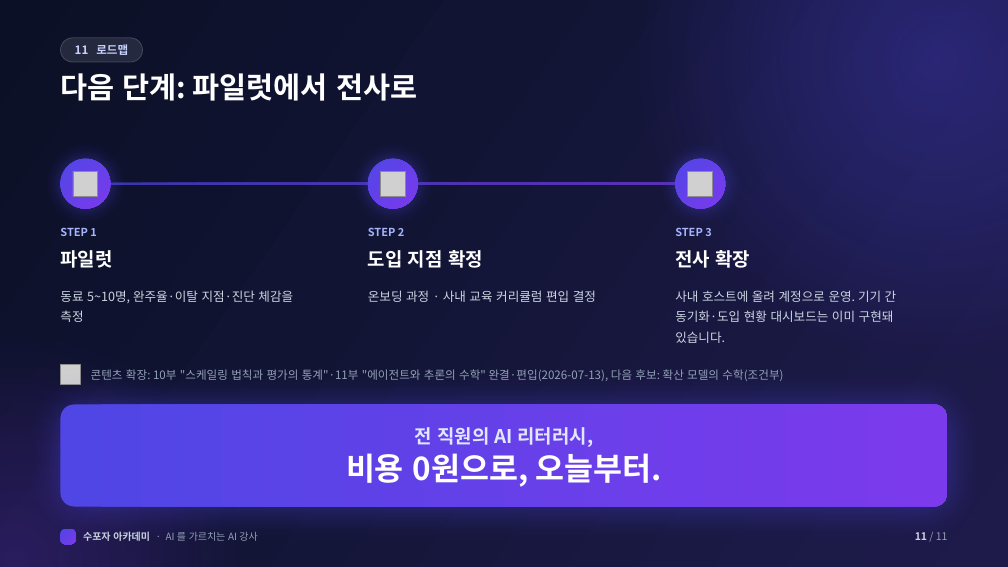
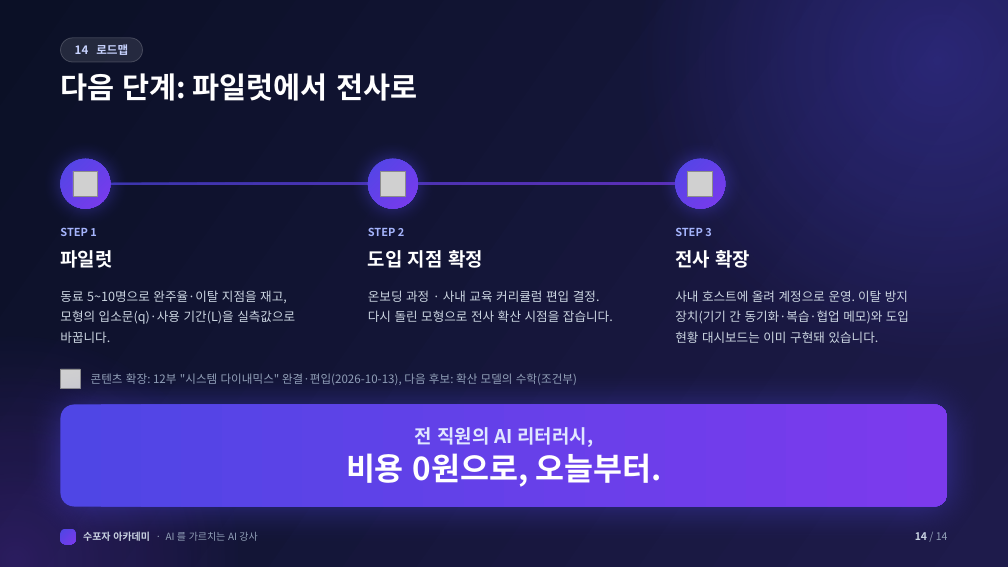
Before and after one commit to jiyupapa/math-platform, a slide deck: slide 14 of docs/hackathon/11_pitch_deck.pptx (slide 11 before the commit). Drawn at 1008x567 pixels with LibreOffice and Linux fonts; fonts in the diff are those of the drawing; grey boxes stand for pictures. Boxes give left, top, right and bottom in pixels: in the first picture for what was removed or moved away, otherwise in the second. Text is boxed around its words. In the diff, an @@ line names an element or a change of style, - is before the commit and + after.

```diff
--- a/docs/hackathon/11_pitch_deck.pptx
+++ b/docs/hackathon/11_pitch_deck.pptx
@@ text in rounded rectangle at (75, 44, 128, 55): text changed @@
-11 로드맵
+14 로드맵
@@ text at (60, 290, 295, 343): text changed @@
-동료 5~10명, 완주율·이탈 지점·진단 체감을 측정
+동료 5~10명으로 완주율·이탈 지점을 재고, 모형의 입소문(q)·사용 기간(L)을 실측값으로 바꿉니다.
@@ text at (368, 290, 613, 322): text changed @@
-온보딩 과정 · 사내 교육 커리큘럼 편입 결정
+온보딩 과정 · 사내 교육 커리큘럼 편입 결정. 다시 돌린 모형으로 전사 확산 시점을 잡습니다.
@@ text at (675, 290, 909, 343): text changed @@
-사내 호스트에 올려 계정으로 운영. 기기 간 동기화·도입 현황 대시보드는 이미 구현돼 있습니다.
+사내 호스트에 올려 계정으로 운영. 이탈 방지 장치(기기 간 동기화·복습·협업 메모)와 도입 현황 대시보드는 이미 구현돼 있습니다.
@@ picture: place and size @@
-picture at (60, 364, 80, 384)
+picture at (60, 369, 80, 389)
@@ text at (91, 373, 577, 385): text changed @@
-콘텐츠 확장: 10부 "스케일링 법칙과 평가의 통계"·11부 "에이전트와 추론의 수학" 완결·편입(2026-07-13), 다음 후보: 확산 모델의 수학(조건부)
+콘텐츠 확장: 12부 "시스템 다이내믹스" 완결·편입(2026-10-13), 다음 후보: 확산 모델의 수학(조건부)
@@ text at (915, 532, 948, 540): text changed @@
-11 / 11
+14 / 14
```
Also in this commit, not shown: 10 other slides changed, 3 slides added, 55 other files.
